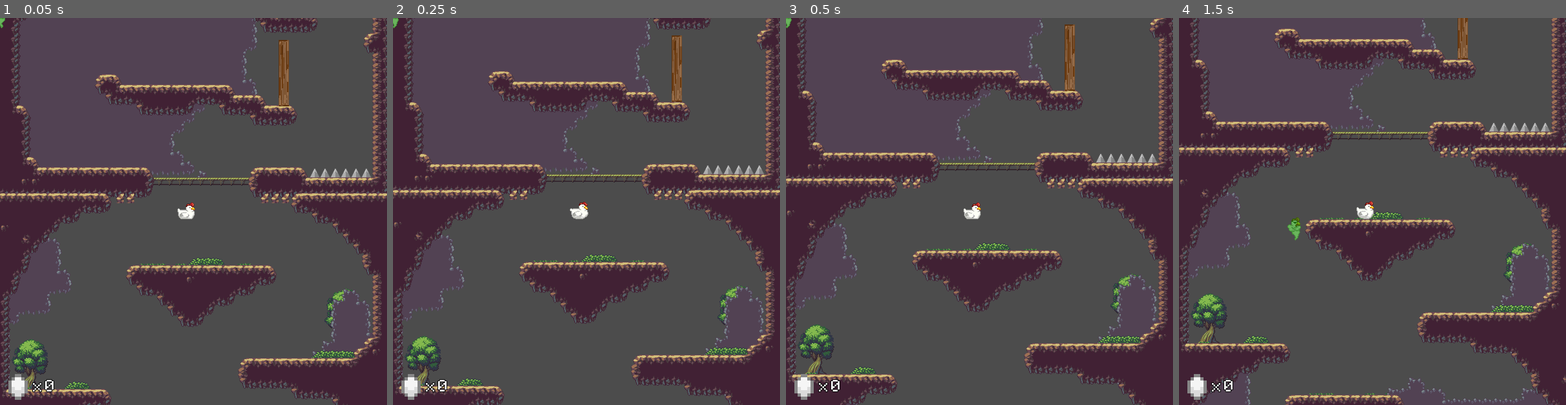
Above: before the commit, frames 1-4 (left to right).
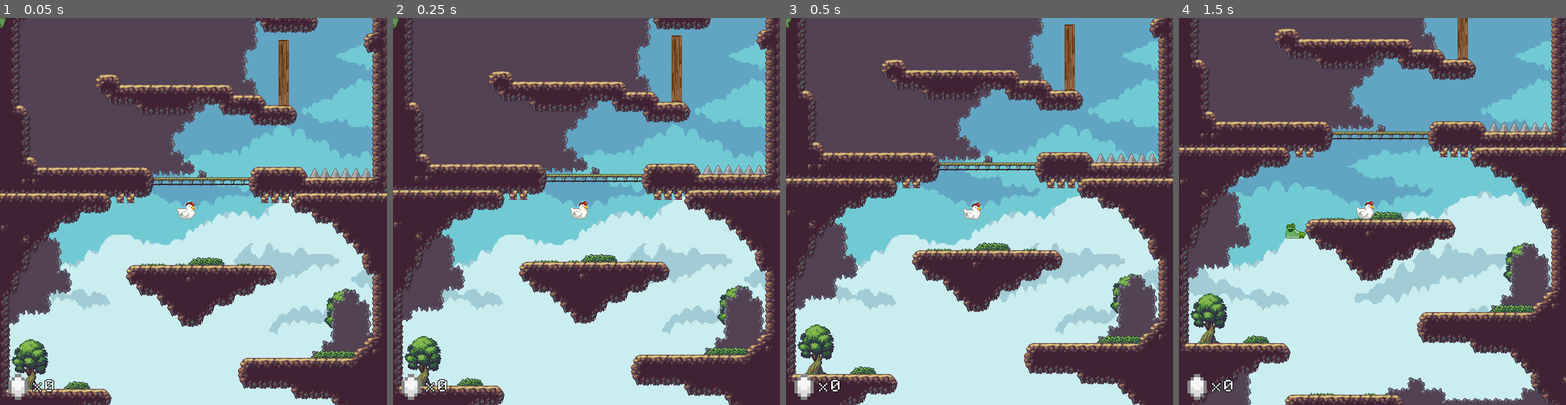
Above: after the commit, the same moments.

Repository: Morelatto/Galinha
Game: Godot game, scene res://Scenes/Stages/World_Base.tscn
Same seed, same stepped clock (60 frames per second), same inputs: the game is played once before the commit and once after it. This scene is started directly instead of the project's main scene.
Inputs (mouse positions are in pixels of both pictures, inside the frame that each line leads up to):
- Up to frame 1 (0.05 s): no input
- Up to frame 2 (0.25 s): no input
- Up to frame 3 (0.5 s): no input
- Up to frame 4 (1.5 s): move the mouse to (1457, 192) at 0.52 s; press the mouse at (1457, 192) at 0.53 s; move the mouse to (1295, 230) at 1.27 s; release the mouse at (1295, 230) at 1.28 s; click (1295, 230) at 1.35 s

The runs differ from the first frame. In frame 1, 47% of the frame differs, in the area x 0-97%, y 0-100%; in frame 2, 47%; in frame 3, 49%; in frame 4, 51%, in the area x 2-97%, y 0-100%.
Error in both runs: Invalid get index 'position' (on base: 'null instance'). (res://Scripts/Checkpoint.gd:18)

Commit message:
Added chicken sound and ghost fade animation.

Diff:
--- a/Scenes/Entities/Chicken.tscn
+++ b/Scenes/Entities/Chicken.tscn
@@ -6,69 +6,70 @@
 [ext_resource path="res://Backgrounds/CloudsFront.png" type="Texture" id=4]
 [ext_resource path="res://Sprites/chicken_flying_sheet.png" type="Texture" id=5]
 [ext_resource path="res://Scripts/CameraMovement.gd" type="Script" id=6]
+[ext_resource path="res://Resources/chicken.wav" type="AudioStream" id=7]
 
 [sub_resource type="PhysicsMaterial" id=1]
 bounce = 0.3
 
 [sub_resource type="AtlasTexture" id=2]
+atlas = ExtResource( 5 )
+region = Rect2( 0, 0, 32, 32 )
+
+[sub_resource type="AtlasTexture" id=3]
+atlas = ExtResource( 5 )
+region = Rect2( 32, 0, 32, 32 )
+
+[sub_resource type="AtlasTexture" id=4]
+atlas = ExtResource( 5 )
+region = Rect2( 64, 0, 32, 32 )
+
+[sub_resource type="AtlasTexture" id=5]
+atlas = ExtResource( 5 )
+region = Rect2( 96, 0, 32, 32 )
+
+[sub_resource type="AtlasTexture" id=6]
+atlas = ExtResource( 5 )
+region = Rect2( 0, 32, 32, 32 )
+
+[sub_resource type="AtlasTexture" id=7]
+atlas = ExtResource( 5 )
+region = Rect2( 32, 32, 32, 32 )
+
+[sub_resource type="AtlasTexture" id=8]
+atlas = ExtResource( 5 )
+region = Rect2( 64, 32, 32, 32 )
+
+[sub_resource type="AtlasTexture" id=9]
+atlas = ExtResource( 5 )
+region = Rect2( 96, 32, 32, 32 )
+
+[sub_resource type="AtlasTexture" id=10]
 atlas = ExtResource( 1 )
 region = Rect2( 0, 0, 32, 32 )
 
-[sub_resource type="AtlasTexture" id=3]
+[sub_resource type="AtlasTexture" id=11]
 atlas = ExtResource( 1 )
 region = Rect2( 32, 0, 32, 32 )
 
-[sub_resource type="AtlasTexture" id=4]
+[sub_resource type="AtlasTexture" id=12]
 atlas = ExtResource( 1 )
 region = Rect2( 0, 32, 32, 32 )
 
-[sub_resource type="AtlasTexture" id=5]
+[sub_resource type="AtlasTexture" id=13]
 atlas = ExtResource( 1 )
 region = Rect2( 32, 32, 32, 32 )
 
-[sub_resource type="AtlasTexture" id=6]
-atlas = ExtResource( 5 )
-region = Rect2( 0, 0, 32, 32 )
-
-[sub_resource type="AtlasTexture" id=7]
-atlas = ExtResource( 5 )
-region = Rect2( 32, 0, 32, 32 )
-
-[sub_resource type="AtlasTexture" id=8]
-atlas = ExtResource( 5 )
-region = Rect2( 64, 0, 32, 32 )
-
-[sub_resource type="AtlasTexture" id=9]
-atlas = ExtResource( 5 )
-region = Rect2( 96, 0, 32, 32 )
-
-[sub_resource type="AtlasTexture" id=10]
-atlas = ExtResource( 5 )
-region = Rect2( 0, 32, 32, 32 )
-
-[sub_resource type="AtlasTexture" id=11]
-atlas = ExtResource( 5 )
-region = Rect2( 32, 32, 32, 32 )
-
-[sub_resource type="AtlasTexture" id=12]
-atlas = ExtResource( 5 )
-region = Rect2( 64, 32, 32, 32 )
-
-[sub_resource type="AtlasTexture" id=13]
-atlas = ExtResource( 5 )
-region = Rect2( 96, 32, 32, 32 )
-
 [sub_resource type="SpriteFrames" id=14]
 animations = [ {
-"frames": [ SubResource( 2 ), SubResource( 3 ), SubResource( 4 ), SubResource( 5 ) ],
+"frames": [ SubResource( 2 ), SubResource( 3 ), SubResource( 4 ), SubResource( 5 ), SubResource( 6 ), SubResource( 7 ), SubResource( 8 ), SubResource( 9 ) ],
+"loop": true,
+"name": "Falling",
+"speed": 24.0
+}, {
+"frames": [ SubResource( 10 ), SubResource( 11 ), SubResource( 12 ), SubResource( 13 ) ],
 "loop": true,
 "name": "Idle",
 "speed": 8.0
-}, {
-"frames": [ SubResource( 6 ), SubResource( 7 ), SubResource( 8 ), SubResource( 9 ), SubResource( 10 ), SubResource( 11 ), SubResource( 12 ), SubResource( 13 ) ],
-"loop": true,
-"name": "Falling",
-"speed": 24.0
 } ]
 
 [sub_resource type="CapsuleShape2D" id=15]
@@ -96,7 +97,7 @@
 z_index = 6
 frames = SubResource( 14 )
 animation = "Idle"
-frame = 2
+frame = 3
 playing = true
 
 [node name="CollisionHead" type="CollisionShape2D" parent="."]
@@ -123,7 +124,6 @@
 [node name="ParallaxBackground" type="ParallaxBackground" parent="."]
 
 [node name="ParallaxLayer" type="ParallaxLayer" parent="ParallaxBackground"]
-visible = false
 motion_mirroring = Vector2( 0, 0.1 )
 
 [node name="Sprite" type="Sprite" parent="ParallaxBackground/ParallaxLayer"]
@@ -132,11 +132,14 @@
 centered = false
 
 [node name="ParallaxLayer2" type="ParallaxLayer" parent="ParallaxBackground"]
-visible = false
 motion_mirroring = Vector2( 0, 0.1 )
 
 [node name="Sprite" type="Sprite" parent="ParallaxBackground/ParallaxLayer2"]
 scale = Vector2( 1.172, 1.875 )
 texture = ExtResource( 4 )
 centered = false
+
+[node name="AudioStreamPlayer2D" type="AudioStreamPlayer2D" parent="."]
+stream = ExtResource( 7 )
+volume_db = -10.0
 [connection signal="body_entered" from="." to="." method="_on_Chicken_body_entered"]
--- a/Scenes/Entities/Ghost.tscn
+++ b/Scenes/Entities/Ghost.tscn
@@ -28,6 +28,108 @@
 "speed": 10.0
 } ]
 
+[sub_resource type="Animation" id=7]
+resource_name = "in_free_mode"
+tracks/0/type = "value"
+tracks/0/path = NodePath("GhostAnimatedSprite:modulate")
+tracks/0/interp = 1
+tracks/0/loop_wrap = true
+tracks/0/imported = false
+tracks/0/enabled = true
+tracks/0/keys = {
+"times": PoolRealArray( 0, 1 ),
+"transitions": PoolRealArray( 1, 1 ),
+"update": 0,
+"values": [ Color( 1, 1, 1, 0 ), Color( 1, 1, 1, 1 ) ]
+}
+tracks/1/type = "value"
+tracks/1/path = NodePath("BootSprite:modulate")
+tracks/1/interp = 1
+tracks/1/loop_wrap = true
+tracks/1/imported = false
+tracks/1/enabled = true
+tracks/1/keys = {
+"times": PoolRealArray( 0, 1 ),
+"transitions": PoolRealArray( 1, 1 ),
+"update": 0,
+"values": [ Color( 1, 1, 1, 1 ), Color( 1, 1, 1, 0 ) ]
+}
+tracks/2/type = "value"
+tracks/2/path = NodePath("BootSprite:visible")
+tracks/2/interp = 1
+tracks/2/loop_wrap = true
+tracks/2/imported = false
+tracks/2/enabled = true
+tracks/2/keys = {
+"times": PoolRealArray( 0 ),
+"transitions": PoolRealArray( 1 ),
+"update": 1,
+"values": [ true ]
+}
+tracks/3/type = "value"
+tracks/3/path = NodePath("GhostAnimatedSprite:visible")
+tracks/3/interp = 1
+tracks/3/loop_wrap = true
+tracks/3/imported = false
+tracks/3/enabled = true
+tracks/3/keys = {
+"times": PoolRealArray( 0 ),
+"transitions": PoolRealArray( 1 ),
+"update": 1,
+"values": [ true ]
+}
+
+[sub_resource type="Animation" id=6]
+resource_name = "in_preparing_for_kick"
+tracks/0/type = "value"
+tracks/0/path = NodePath("BootSprite:modulate")
+tracks/0/interp = 1
+tracks/0/loop_wrap = true
+tracks/0/imported = false
+tracks/0/enabled = true
+tracks/0/keys = {
+"times": PoolRealArray( 0, 1 ),
+"transitions": PoolRealArray( 1, 1 ),
+"update": 0,
+"values": [ Color( 1, 1, 1, 0 ), Color( 1, 1, 1, 1 ) ]
+}
+tracks/1/type = "value"
+tracks/1/path = NodePath("GhostAnimatedSprite:modulate")
+tracks/1/interp = 1
+tracks/1/loop_wrap = true
+tracks/1/imported = false
+tracks/1/enabled = true
+tracks/1/keys = {
+"times": PoolRealArray( 0, 1 ),
+"transitions": PoolRealArray( 1, 1 ),
+"update": 0,
+"values": [ Color( 1, 1, 1, 1 ), Color( 1, 1, 1, 0 ) ]
+}
+tracks/2/type = "value"
+tracks/2/path = NodePath("BootSprite:visible")
+tracks/2/interp = 1
+tracks/2/loop_wrap = true
+tracks/2/imported = false
+tracks/2/enabled = true
+tracks/2/keys = {
+"times": PoolRealArray( 0 ),
+"transitions": PoolRealArray( 1 ),
+"update": 1,
+"values": [ true ]
+}
+tracks/3/type = "value"
+tracks/3/path = NodePath("GhostAnimatedSprite:visible")
+tracks/3/interp = 1
+tracks/3/loop_wrap = true
+tracks/3/imported = false
+tracks/3/enabled = true
+tracks/3/keys = {
+"times": PoolRealArray( 0 ),
+"transitions": PoolRealArray( 1 ),
+"update": 1,
+"values": [ true ]
+}
+
 [node name="Ghost" type="Node2D"]
 z_index = 10
 script = ExtResource( 3 )
@@ -37,12 +139,18 @@
 
 [node name="BootSprite" type="Sprite" parent="."]
 visible = false
+modulate = Color( 1, 1, 1, 0.2 )
 z_index = 10
 texture = ExtResource( 1 )
 
 [node name="GhostAnimatedSprite" type="AnimatedSprite" parent="."]
+modulate = Color( 1, 1, 1, 0.8 )
 z_index = 10
 frames = SubResource( 5 )
 animation = "idle"
-frame = 3
+frame = 5
 playing = true
+
+[node name="AnimationPlayer" type="AnimationPlayer" parent="."]
+anims/in_free_mode = SubResource( 7 )
+anims/in_preparing_for_kick = SubResource( 6 )
--- a/Scenes/Entities/Spike.tscn
+++ b/Scenes/Entities/Spike.tscn
@@ -2,7 +2,6 @@
 
 [ext_resource path="res://Sprites/spike.png" type="Texture" id=1]
 [ext_resource path="res://Scripts/Spike.gd" type="Script" id=2]
-
 
 [sub_resource type="RectangleShape2D" id=1]
 extents = Vector2( 8.12881, 8.37119 )
--- a/Scenes/Stages/Title2.tscn
+++ b/Scenes/Stages/Title2.tscn
@@ -9,11 +9,6 @@
 [ext_resource path="res://Backgrounds/title.png" type="Texture" id=7]
 [ext_resource path="res://Resources/8bitfont.ttf" type="DynamicFontData" id=8]
 [ext_resource path="res://Scenes/Stages/World_3.tscn" type="PackedScene" id=9]
-
-
-
-
-
 
 [sub_resource type="DynamicFont" id=1]
 size = 40
--- a/Scripts/Controllers/Chicken_Controller.gd
+++ b/Scripts/Controllers/Chicken_Controller.gd
@@ -11,6 +11,7 @@
 onready var particles = get_parent().find_node("Particles")
 onready var animation = get_node("AnimatedSprite")
 onready var camera = get_node("Camera")
+onready var sound = $AudioStreamPlayer2D
 
 var can_kick = true
 var is_falling = false
@@ -22,6 +23,7 @@
 
 func apply_force(direction):
 	apply_central_impulse(direction * FLYING_SPEED)
+	sound.play()
 	camera.shake(0.5,10,5)
 
 func emit_feathers(direction):
--- a/Scripts/Controllers/Ghost_Controller.gd
+++ b/Scripts/Controllers/Ghost_Controller.gd
@@ -23,6 +23,7 @@
 
 onready var boot_sprite = $BootSprite
 onready var ghost_sprite = $GhostAnimatedSprite
+onready var animation = $AnimationPlayer
 
 const MIN_GHOST_DISTANCE = 8
 const MAX_LINE_DISTANCE = 200
@@ -86,16 +87,10 @@
 	state = new_state
 	match new_state:
 		GHOST_STATE.in_free_mode:
-			boot_sprite.hide()
-			ghost_sprite.show()
-
-		GHOST_STATE.in_kick_animation:
-			boot_sprite.show()
-			ghost_sprite.hide()
+			animation.play("in_free_mode")
 
 		GHOST_STATE.in_preparing_for_kick:
-			boot_sprite.show()
-			ghost_sprite.hide()
+			animation.play("in_preparing_for_kick")
 
 
 func _input(event):
Not shown, added: Resources/chicken.wav.import
Not shown: 1 places in Scenes/Entities/Chicken.tscn that only renumber resources
Not shown: 1 places in Scenes/Entities/Ghost.tscn that only renumber resources
Not shown, added: Resources/chicken.wav
